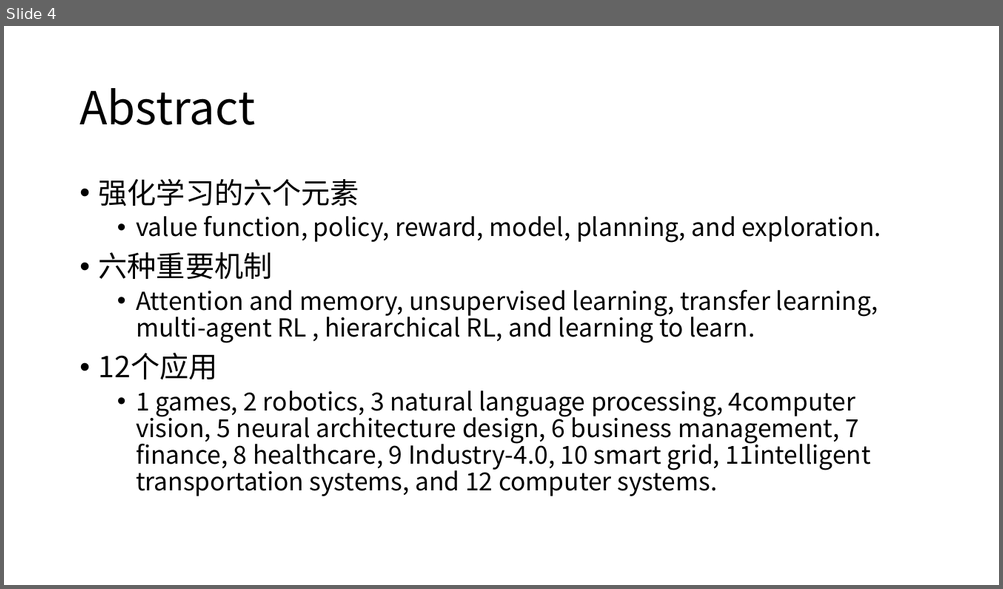
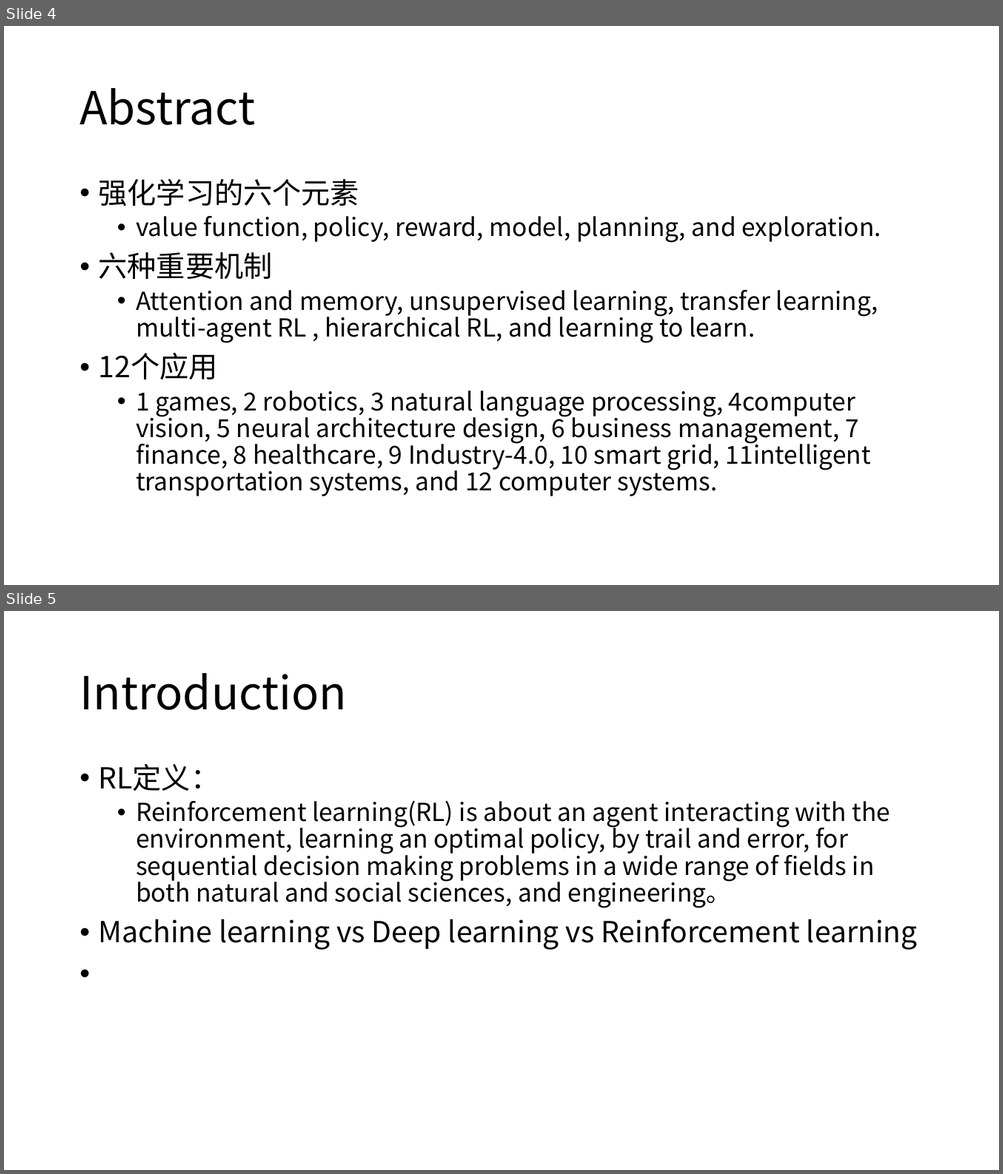
Before and after one commit to kangyongxin/0-RL-GameReviewPapers, a slide deck: Note_RLGameReviewPapers.pptx. Shown one above the other, each under a label of ours: slide 4 before the commit, slides 4 and 5 after it. The pictures are 1003x589 and 1003x1174 pixels, drawn with LibreOffice and Linux fonts; fonts in the diff are those of the drawing. Boxes give left, top, right and bottom in pixels: in the first picture for what was removed or moved away, otherwise in the second. Text is boxed around its words. In the diff, an @@ line names an element or a change of style, - is before the commit and + after.

```diff
--- a/Note_RLGameReviewPapers.pptx
+++ b/Note_RLGameReviewPapers.pptx
@@ slide 5 added at box(4, 611, 999, 1170), background #FFFFFF @@
@@ title added at box(79, 673, 347, 710), 44 pt, text #000000 @@
+Introduction
@@ text added at box(99, 764, 917, 950), 24 pt, text #000000 @@
+• RL定义：
+  • Reinforcement learning(RL) is about an agent interacting with the environment, learning an optimal policy, by trail and error, for sequential decision making problems in a wide range of ﬁelds in both natural and social sciences, and engineering。
+• Machine learning vs Deep learning vs Reinforcement learning
```
Also in this commit, not shown: 2 slides changed, 15 other slides added, 1 other file.
